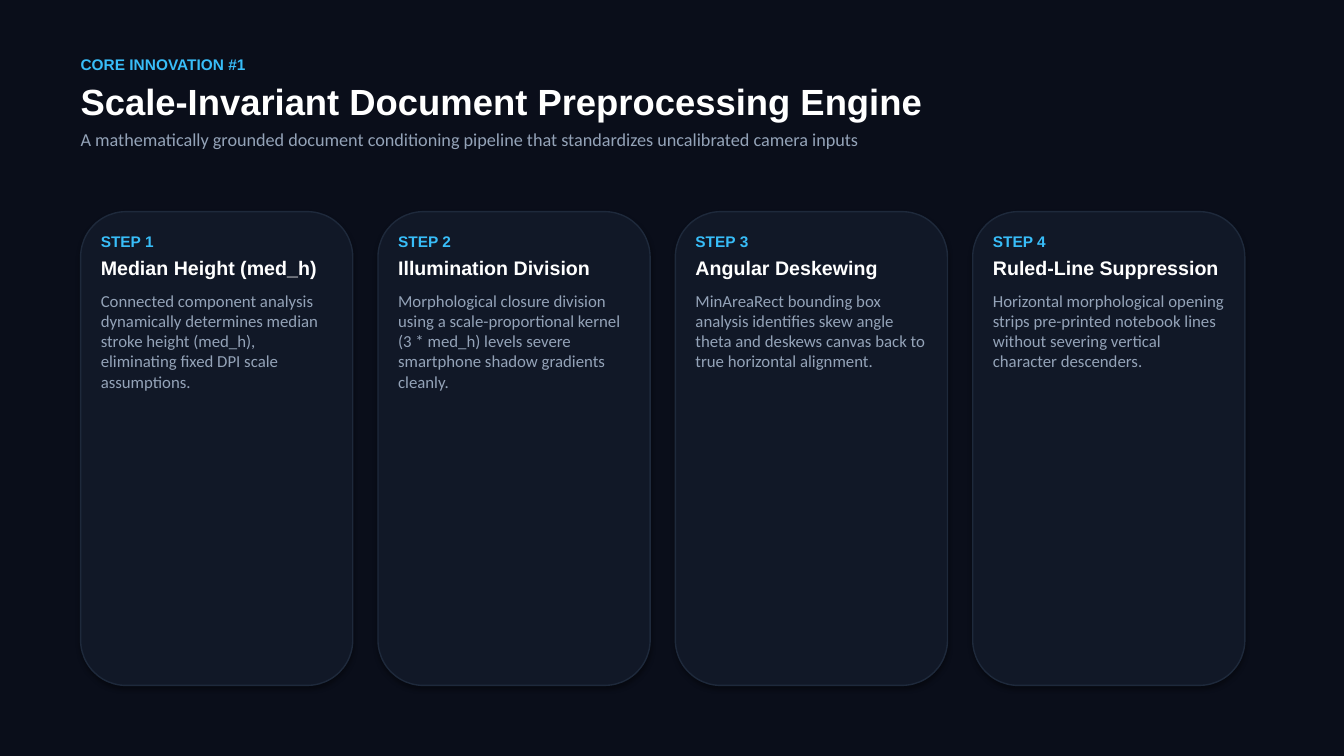
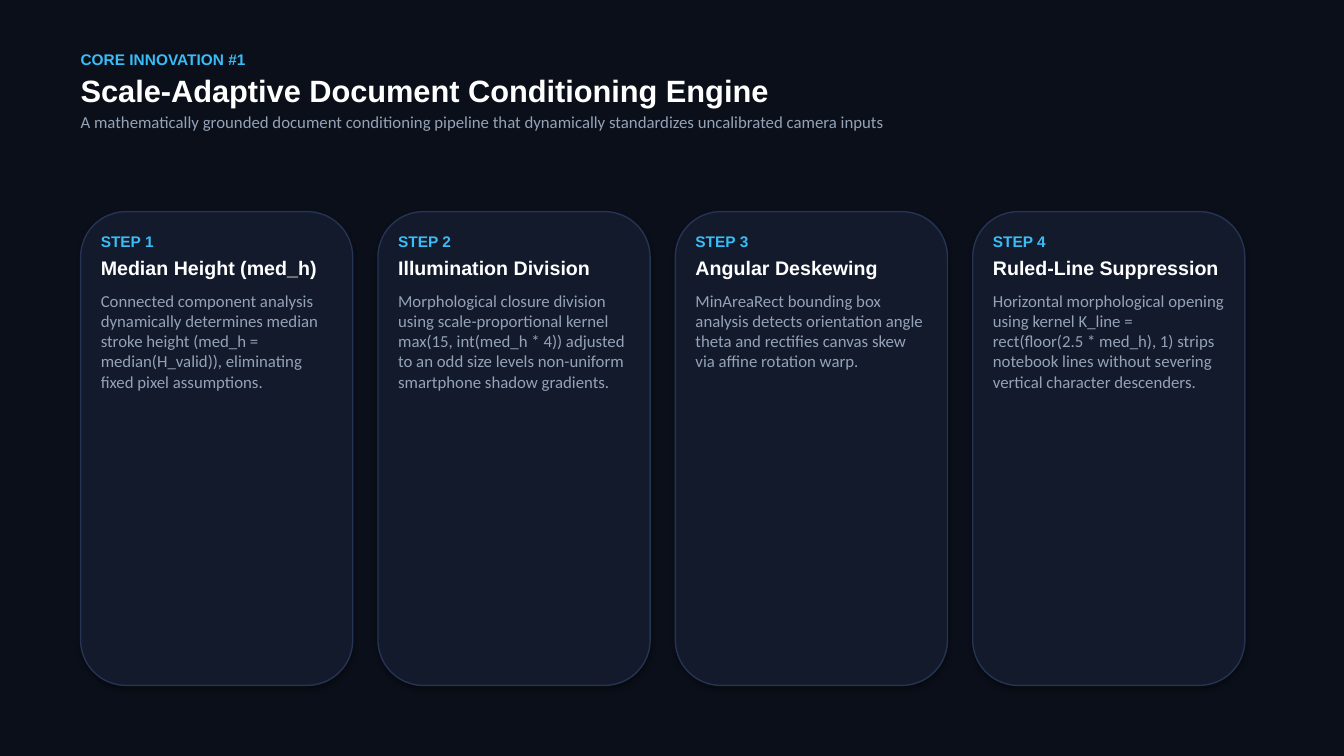
Before and after one commit to Balaji268268/HandwrittenTextRecognition, a slide deck: slide 4 of Handwritten_Text_Recognition_MNC_Keynote.pptx. Drawn at 1344x756 pixels with LibreOffice and Linux fonts; fonts in the diff are those of the drawing. Boxes give left, top, right and bottom in pixels: in the first picture for what was removed or moved away, otherwise in the second. Text is boxed around its words. In the diff, an @@ line names an element or a change of style, - is before the commit and + after.

Commit message:
Synchronize all manuscript titles, align CTC likelihood formulation with base.py, update checkpoint inventory dimensions, purge obsolete presentations, and clean keynote slides

```diff
--- a/Handwritten_Text_Recognition_MNC_Keynote.pptx
+++ b/Handwritten_Text_Recognition_MNC_Keynote.pptx
@@ background #FFFFFF to #0B0F19 @@
@@ rectangle removed at [0,0,1344,756] @@
@@ text at [81,54,245,65]: less space between paragraphs @@
@@ text at [81,79,883,131]: text changed; size 13 to 12 pt @@
-Scale-Invariant Document Preprocessing Engine
-A mathematically grounded document conditioning pipeline that standardizes uncalibrated camera inputs
+Scale-Adaptive Document Conditioning Engine
+A mathematically grounded document conditioning pipeline that dynamically standardizes uncalibrated camera inputs
@@ fill #111827 to #131A2B; outline #1E293B 1 pt to #253354 1 pt in 4 elements at [81,212,353,686], [378,212,650,686], [676,212,948,686], [973,212,1245,686] @@
@@ text at [101,295,318,391]: text changed @@
-Connected component analysis dynamically determines median stroke height (med_h), eliminating fixed DPI scale assumptions.
+Connected component analysis dynamically determines median stroke height (med_h = median(H_valid)), eliminating fixed pixel assumptions.
@@ text at [398,295,625,391]: text changed @@
-Morphological closure division using a scale-proportional kernel (3 * med_h) levels severe smartphone shadow gradients cleanly.
+Morphological closure division using scale-proportional kernel max(15, int(med_h * 4)) adjusted to an odd size levels non-uniform smartphone shadow gradients.
@@ text at [695,295,923,370]: text changed @@
-MinAreaRect bounding box analysis identifies skew angle theta and deskews canvas back to true horizontal alignment.
+MinAreaRect bounding box analysis detects orientation angle theta and rectifies canvas skew via affine rotation warp.
@@ text at [993,295,1223,388]: text changed @@
-Horizontal morphological opening strips pre-printed notebook lines without severing vertical character descenders.
+Horizontal morphological opening using kernel K_line = rect(floor(2.5 * med_h), 1) strips notebook lines without severing vertical character descenders.
```
Also in this commit, not shown: 7 other slides changed, 6 slides added, 6 slides removed, 9 other files.
